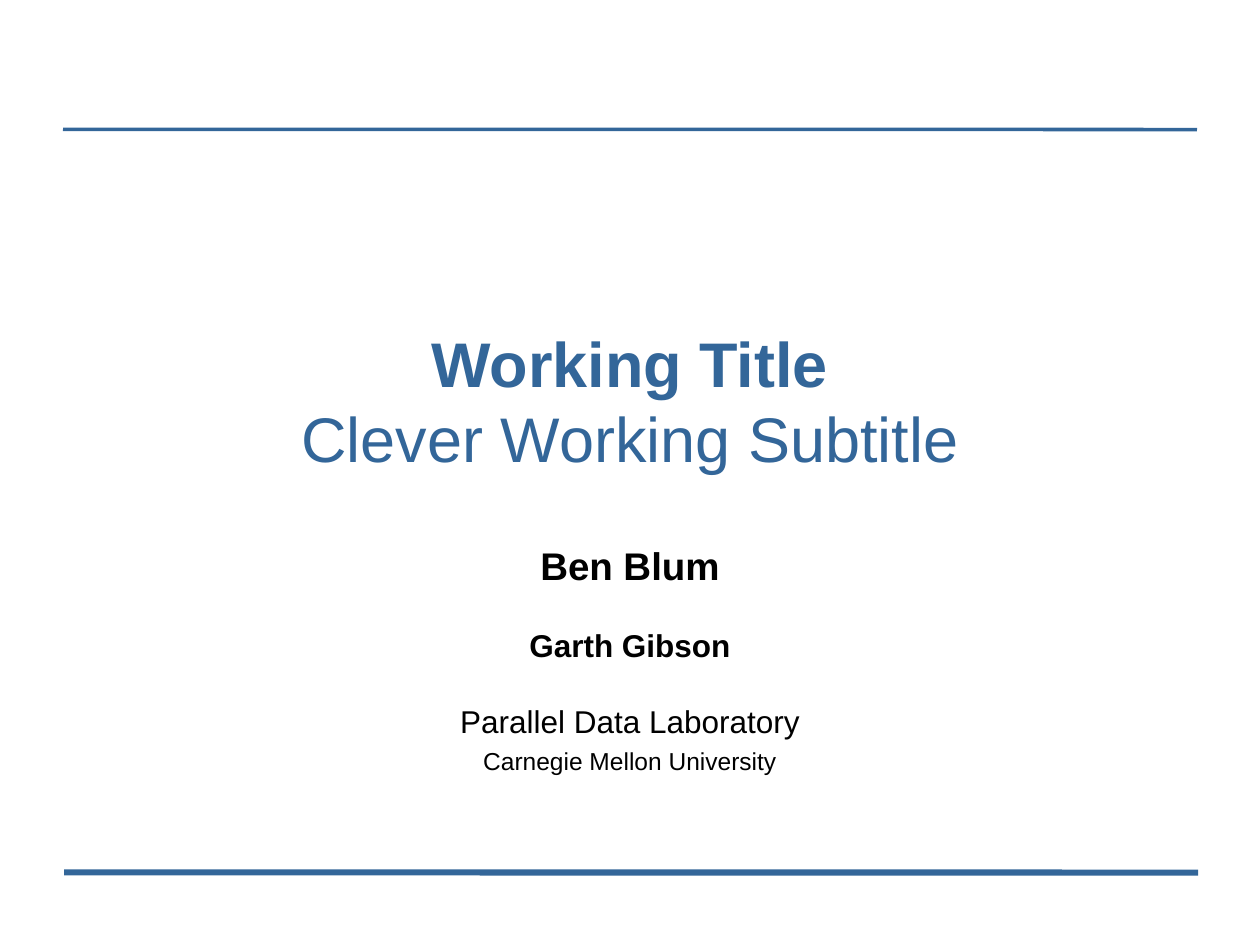
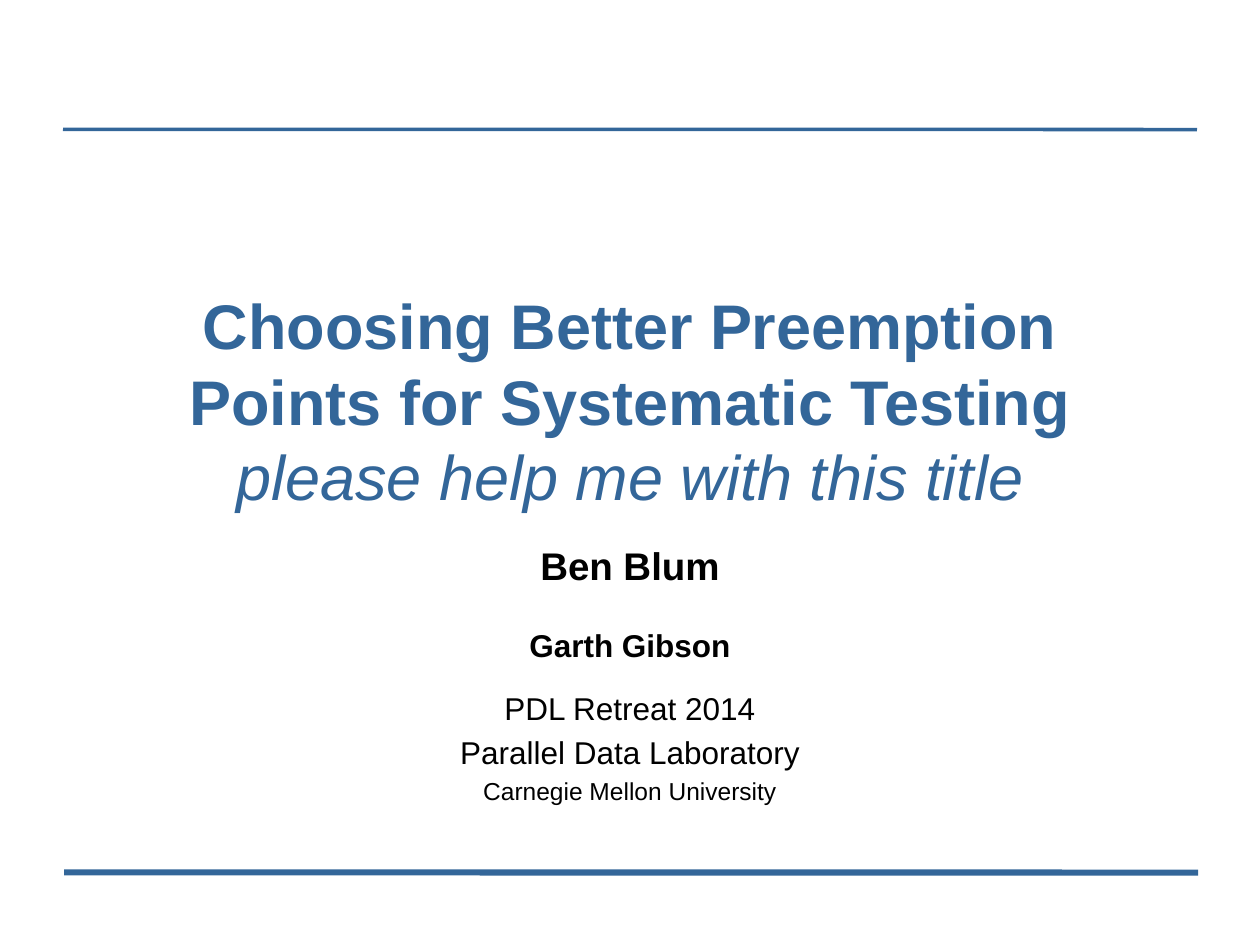
Before and after one commit to bblum/talks, a slide deck: slide 1 of pdl-retreat/2014/pdl-talk.odp. Drawn at 1260x945 pixels with LibreOffice and Linux fonts; fonts in the diff are those of the drawing; background and template pictures are left out. Boxes give left, top, right and bottom in pixels: in the first picture for what was removed or moved away, otherwise in the second. Text is boxed around its words. In the diff, an @@ line names an element or a change of style, - is before the commit and + after.

```diff
--- a/pdl-retreat/2014/pdl-talk.odp
+++ b/pdl-retreat/2014/pdl-talk.odp
@@ title at bbox=[189, 303, 1069, 512]: text changed; bold on @@
-Working Title
-Clever Working Subtitle
+Choosing Better Preemption Points for Systematic Testing
+please help me with this title
@@ text at bbox=[504, 698, 755, 721]: paragraph added @@
+PDL Retreat 2014
```
Also in this commit, not shown: 1 other slide changed, 5 slides added.
